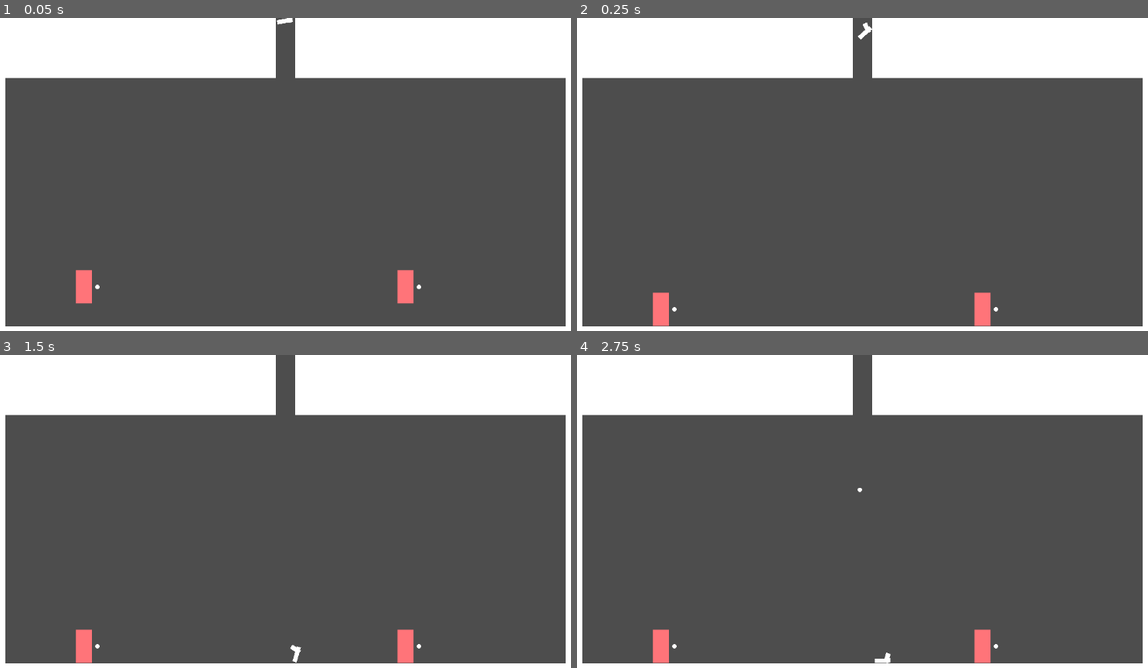
Above: before the commit, frames 1-4 (two rows, left to right).
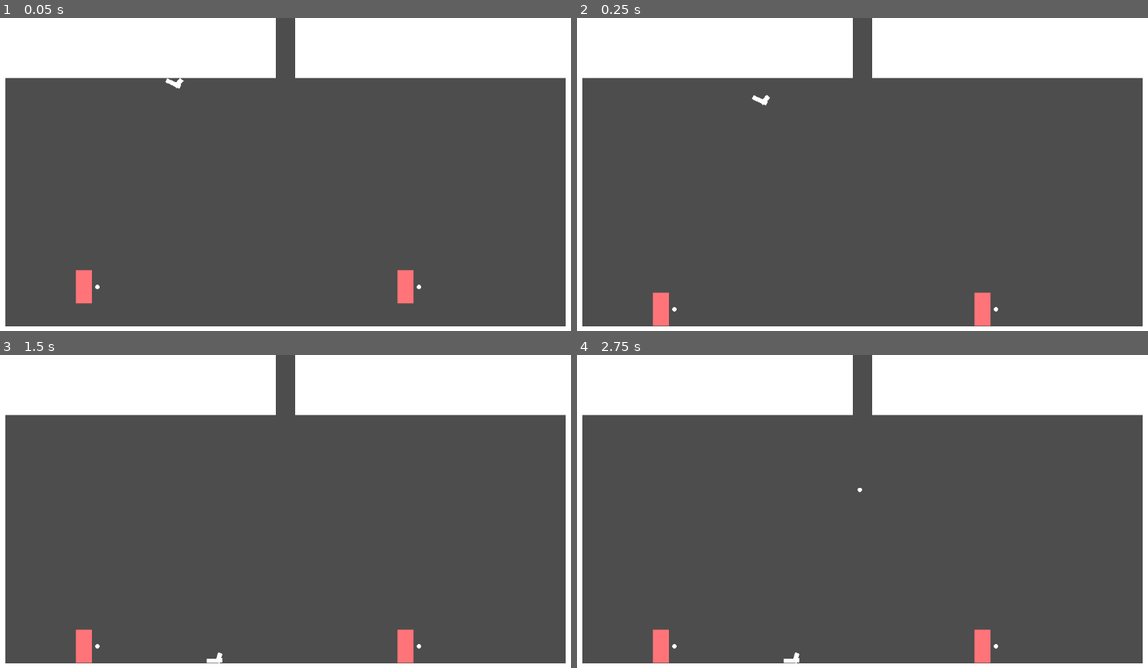
Above: after the commit, the same moments.

Repository: cbrenton/its-all-bad
Game: Godot game, scene res://scenes/match.tscn
The game is run twice, just before and just after one commit, with the same random seed, the same clock (stepped at 60 frames per second) and the same inputs.
Inputs:
- Up to frame 1 (0.05 s): no input
- Up to frame 2 (0.25 s): no input
- Up to frame 3 (1.5 s): no input
- Up to frame 4 (2.75 s): no input

The runs differ from the first frame. In frame 1, 0.1% of the frame differs, in the area x 28-52%, y 0-23%; in frame 2, 0.1%; in frame 3, 0.1%; in frame 4, 0.1%, in the area x 36-55%, y 95-99%.

Commit message:
Fix "pick up bullet then pick up gun" bug

Diff:
--- a/scenes/bullet.tscn
+++ b/scenes/bullet.tscn
@@ -1,7 +1,6 @@
 [gd_scene format=3 uid="uid://ctp0o18g7yp8p"]
 
 [ext_resource type="Texture2D" uid="uid://vqymet7qdv8r" path="res://assets/dummy.png" id="1_v7oki"]
-[ext_resource type="Script" uid="uid://bd7olucnbmqy0" path="res://scripts/bullet_old.gd" id="1_v8qja"]
 [ext_resource type="Script" uid="uid://cgdbkslh2jiid" path="res://scripts/items/bullet.gd" id="3_l5glv"]
 [ext_resource type="Script" uid="uid://bs4l42rfwyx54" path="res://scripts/components/collectible_component.gd" id="4_eoqba"]
 
@@ -10,7 +9,7 @@
 
 [node name="RigidBody2D" type="RigidBody2D" unique_id=1887485202]
 collision_layer = 4
-script = ExtResource("1_v8qja")
+script = ExtResource("3_l5glv")
 
 [node name="CollisionShape2D" type="CollisionShape2D" parent="." unique_id=333352033]
 shape = SubResource("CircleShape2D_x8et2")
@@ -18,10 +17,6 @@
 [node name="Sprite2D" type="Sprite2D" parent="." unique_id=2100329097]
 texture = ExtResource("1_v7oki")
 
-[node name="Bullet" type="Node" parent="." unique_id=1694432503]
-script = ExtResource("3_l5glv")
-metadata/_custom_type_script = "uid://cgdbkslh2jiid"
-
 [node name="CollectibleComponent" type="Node" parent="." unique_id=522231862]
 script = ExtResource("4_eoqba")
 metadata/_custom_type_script = "uid://bs4l42rfwyx54"
--- a/scenes/gun.tscn
+++ b/scenes/gun.tscn
@@ -1,6 +1,5 @@
 [gd_scene format=3 uid="uid://dw35m80pwgo1u"]
 
-[ext_resource type="Script" uid="uid://7y5l7tnllp4b" path="res://scripts/gun_old.gd" id="1_x77fm"]
 [ext_resource type="AudioStream" uid="uid://cgaq4yis3j00w" path="res://assets/gunshot.mp3" id="2_og67c"]
 [ext_resource type="Script" uid="uid://c1atb6we1awe1" path="res://scripts/items/gun.gd" id="3_gp1hk"]
 [ext_resource type="Script" uid="uid://bs4l42rfwyx54" path="res://scripts/components/collectible_component.gd" id="4_qd4js"]
@@ -13,7 +12,7 @@
 
 [node name="RigidBody2D" type="RigidBody2D" unique_id=394875882]
 collision_layer = 4
-script = ExtResource("1_x77fm")
+script = ExtResource("3_gp1hk")
 
 [node name="CollisionShape2D" type="CollisionShape2D" parent="." unique_id=1730765531]
 position = Vector2(7.5, -4)
@@ -43,10 +42,6 @@
 [node name="AudioStreamPlayer2D" type="AudioStreamPlayer2D" parent="." unique_id=1480686199]
 stream = ExtResource("2_og67c")
 
-[node name="Gun" type="Node" parent="." unique_id=1879621809]
-script = ExtResource("3_gp1hk")
-metadata/_custom_type_script = "uid://c1atb6we1awe1"
-
 [node name="CollectibleComponent" type="Node" parent="." unique_id=303832060]
 script = ExtResource("4_qd4js")
 metadata/_custom_type_script = "uid://bs4l42rfwyx54"
--- a/scripts/components/hurtbox_component.gd
+++ b/scripts/components/hurtbox_component.gd
@@ -15,4 +15,4 @@
     print("hit something")
     if body.get_node_or_null("CollectibleComponent"):
         print("picking up something")
-        pickup_item.emit.call_deferred(body)
+        pickup_item.emit(body)
--- a/scripts/components/inventory_component.gd
+++ b/scripts/components/inventory_component.gd
@@ -3,50 +3,66 @@
 var weapon: Node = null
 @export var hold_position: Node2D
 var look_dir_x := 0.0
+var has_loose_bullet := false
 
 
 func pickup(item: Node):
-    var grabbed_gun = item.get_node_or_null("Gun") as Gun
-    var grabbed_bullet = item.get_node_or_null("Bullet") as Bullet
+    # pickup can get called twice. ignore that
+    if weapon == item:
+        return
 
-    var held_gun = weapon.get_node_or_null("Gun") as Gun if weapon else null
-    var held_bullet = weapon.get_node_or_null("Bullet") as Bullet if weapon else null
+    var grabbed_gun = item as Gun
+    var grabbed_bullet = item as Bullet
+
+    var held_gun = weapon as Gun
 
     # pick up and combine items
     if grabbed_gun:
-        if held_bullet:
-            held_bullet.queue_free()
+        if has_loose_bullet:
+            has_loose_bullet = false
             grabbed_gun.is_loaded = true
         weapon = item
 
-        # move item to hold position
-        item.freeze_mode = RigidBody2D.FREEZE_MODE_KINEMATIC
-        item.freeze = true
-        item.reparent(hold_position)
-        item.position = Vector2.ZERO
-        item.rotation = 0
+        _pickup.call_deferred(item)
         grabbed_gun.yeet.connect(drop)
+        var rb = item as RigidBody2D
+        rb.collision_layer = 0
+        rb.collision_mask = 0
     elif grabbed_bullet:
         if held_gun:
+            print("loaded")
             held_gun.is_loaded = true
         else:
-            weapon = item
+            print("loosey")
+            has_loose_bullet = true
         item.queue_free()
 
 
-func drop():
-    var gun = weapon.get_node_or_null("Gun") as Gun if weapon else null
+func _pickup(item: Node) -> void:
+    # move item to hold position
+    item.freeze_mode = RigidBody2D.FREEZE_MODE_KINEMATIC
+    item.freeze = true
+    item.reparent(hold_position)
+    item.position = Vector2.ZERO
+    item.rotation = 0
+
+
+func drop() -> void:
+    var gun = weapon as Gun
     if gun:
         weapon.freeze = false
         weapon.reparent(get_tree().current_scene)
-        # var look_dir = sign(self.holder.visuals.scale.x)
         weapon.apply_central_impulse(Vector2(look_dir_x * 2000, -20))
         gun.yeet.disconnect(drop)
-    weapon = null
+
+        var rb = weapon as RigidBody2D
+        rb.collision_layer = 4
+        rb.collision_mask = 3
+        weapon = null
 
 
-func shoot():
-    var gun = weapon.get_node_or_null("Gun") as Gun if weapon else null
+func shoot() -> void:
+    var gun = weapon as Gun
     if gun:
         gun.shoot()
     else:
--- a/scripts/components/movement_component.gd
+++ b/scripts/components/movement_component.gd
@@ -21,9 +21,6 @@
     if not body.is_on_floor():
         body.velocity.y += body.get_gravity().y * delta * gravity_multiplier
 
-    if wants_jump:
-        print("boing!")
-
     # jump
     if wants_jump and body.is_on_floor():
         body.velocity.y = jump_velocity
--- a/scripts/items/gun.gd
+++ b/scripts/items/gun.gd
@@ -1,4 +1,4 @@
-class_name Gun extends Node
+class_name Gun extends RigidBody2D
 
 var is_loaded := false
 
--- a/scripts/match_controller.gd
+++ b/scripts/match_controller.gd
@@ -37,14 +37,14 @@
 
 
 func _spawn_gun():
-    var gun_body = self.gun_scene.instantiate()
-    gun_body.position = Vector2(571, 0)
-    gun_body.rotation = rng.randi_range(0, 360)
-    gun_body.apply_central_impulse(Vector2(rng.randi_range(50, 100), 20))
+    var gun = self.gun_scene.instantiate()
+    # gun.position = Vector2(571, 0)
+    gun.position = Vector2(371, 100)
+    gun.rotation = rng.randi_range(0, 360)
+    gun.apply_central_impulse(Vector2(rng.randi_range(50, 100), 20))
 
-    var gun = gun_body.get_node_or_null("Gun") as Gun
     gun.shot.connect(_spawn_bullet)
-    add_child(gun_body)
+    add_child(gun)
 
 
 func _spawn_bullet():
--- a/scripts/player.gd
+++ b/scripts/player.gd
@@ -3,17 +3,7 @@
 
 signal die(player: Player)
 
-const SPEED = 300.0
-const JUMP_VELOCITY = -400.0
-
 var player_number: int
-var left_input: String
-var right_input: String
-var jump_input: String
-var action_input: String
-
-var fist: Fist
-var weapon: Gun
 
 var knockback_x: float = 0.0
 
@@ -23,13 +13,6 @@
 @onready var movement_component: MovementComponent = %MovementComponent
 @onready var inventory_component: InventoryComponent = %InventoryComponent
 @onready var hurtbox_component: HurtBoxComponent = %HurtBoxComponent
-
-# TODO: delet
-@onready var gun_scene = preload("res://scenes/gun.tscn")
-
-var action_rate = 0.5
-
-var fist_scene = preload("res://scenes/fist.tscn")
 
 
 # takes in the player's number (1 for p1, 2 for p2, etc)
